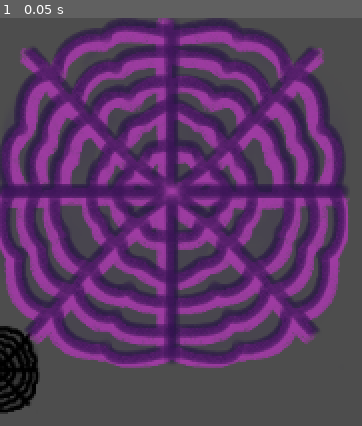
Above: before the commit, frame 1.
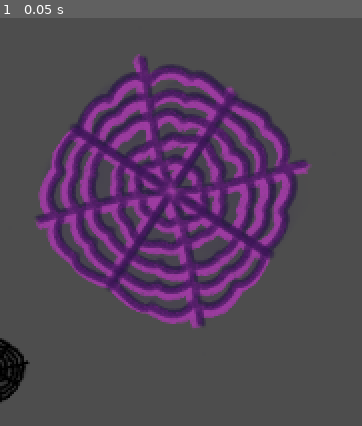
Above: after the commit, the same moment.

Repository: RojasIgnacioDev/fly-trouble
Game: Godot game, scene res://scenes/obstacles/spider_weeb.tscn
The game is run twice, just before and just after one commit, with the same random seed, the same clock (stepped at 60 frames per second) and the same inputs. This scene is started directly instead of the project's main scene.
Inputs:
- Up to frame 1 (0.05 s): no input

The runs differ from the first frame. In frame 1, 57% of the frame differs, in the area x 0-97%, y 0-98%.
Error before the commit: Invalid assignment of property or key 'initial_scale' with value of type 'Vector2' on a base object of type 'CollisionShape2D'. (res://scripts/obstacles/spider…

Commit message:
fixed scaling of the sprite shadow

Diff:
--- a/scripts/obstacles/spider_weeb.gd
+++ b/scripts/obstacles/spider_weeb.gd
@@ -15,8 +15,8 @@
 	@warning_ignore("shadowed_variable_base_class")
 	var initial_scale : Vector2 = Vector2(initial_scale_value, initial_scale_value)
 
-	collision.initial_scale = initial_scale
-	sprite.initial_scale = initial_scale
+	collision.scale = initial_scale
+	sprite.scale = initial_scale
 
 	# setting random rotation
 	var random_rotation : float = randf_range(0, PI / 2)
